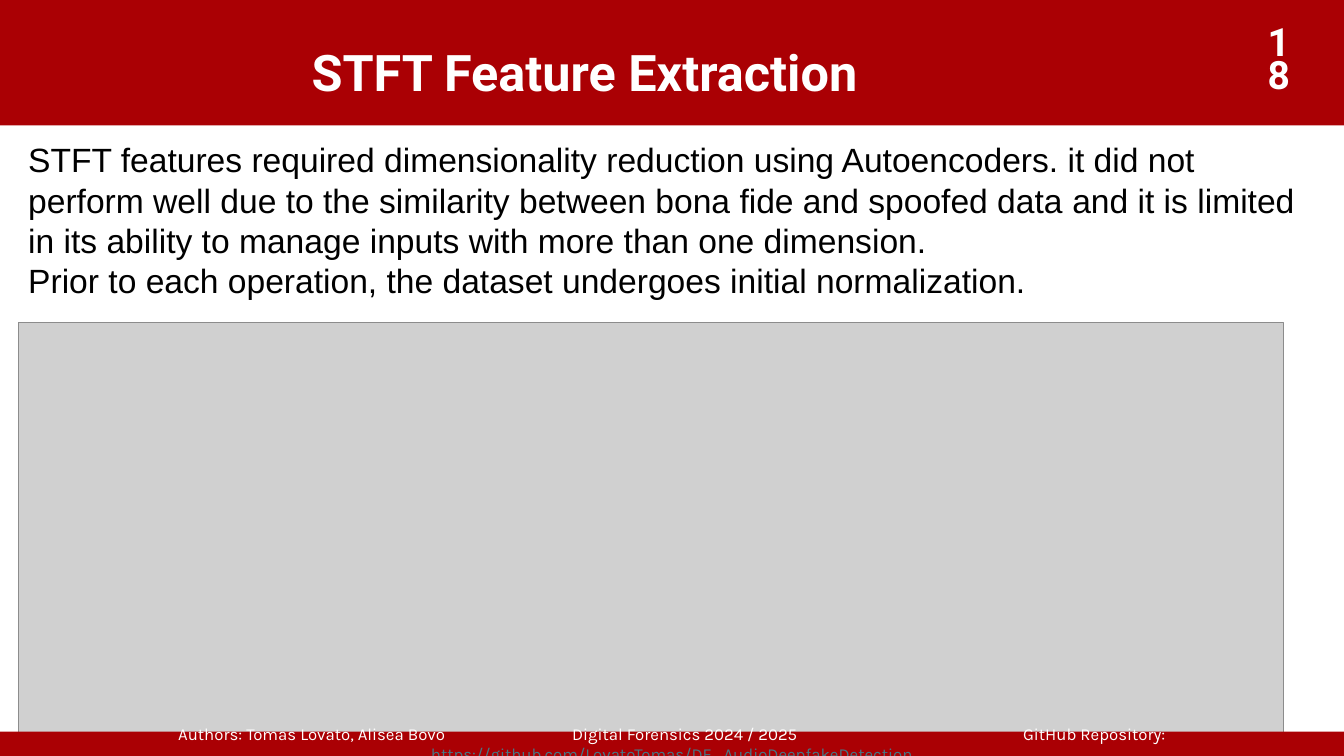
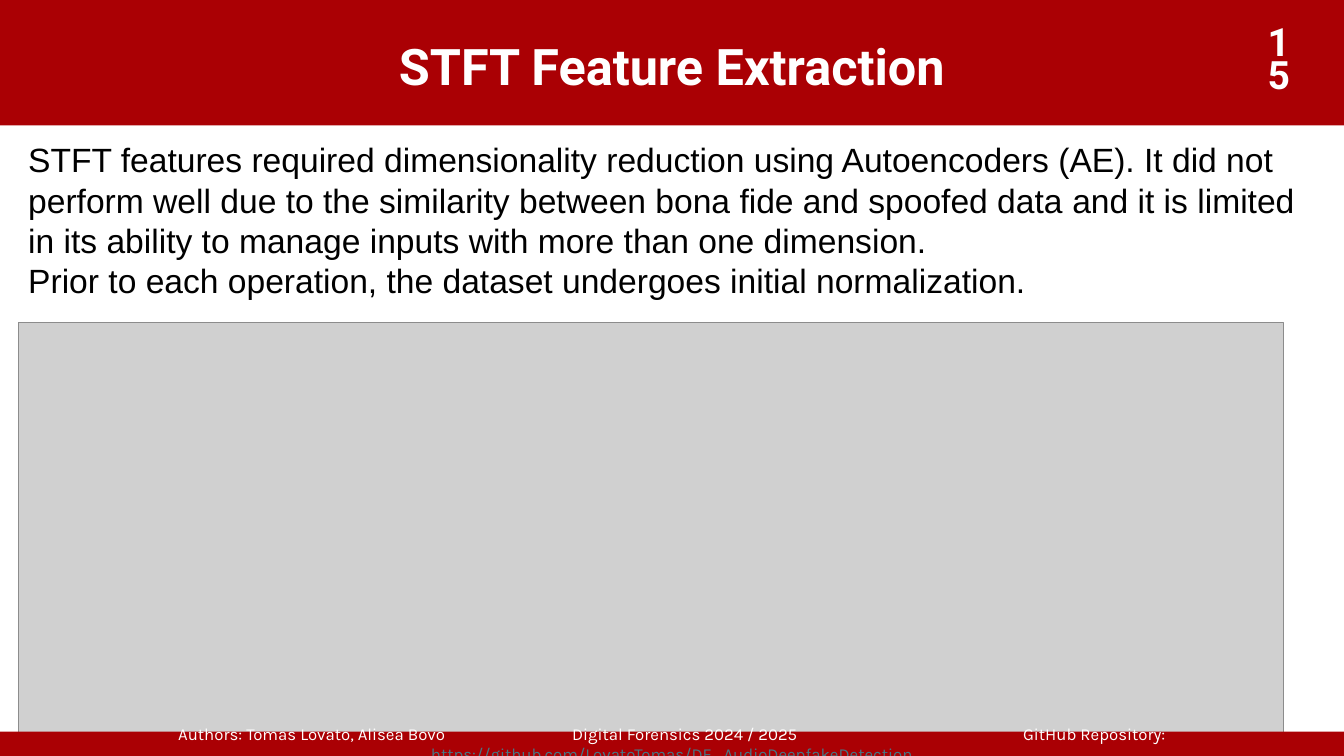
Before and after one commit to LovatoTomas/DF_AudioDeepfakeDetection, a slide deck: slide 15 of DeepFake_Audio_Detection.pptx (slide 18 before the commit). Drawn at 1344x756 pixels with LibreOffice and Linux fonts; fonts in the diff are those of the drawing; grey boxes stand for pictures; background and template pictures are left out. Boxes give left, top, right and bottom in pixels: in the first picture for what was removed or moved away, otherwise in the second. Text is boxed around its words. In the diff, an @@ line names an element or a change of style, - is before the commit and + after.

```diff
--- a/DeepFake_Audio_Detection.pptx
+++ b/DeepFake_Audio_Detection.pptx
@@ text "STFT Feature Extraction": place and size @@
-text "STFT Feature Extraction" at (312, 53, 857, 92)
+text "STFT Feature Extraction" at (399, 47, 945, 86)
@@ text "STFT Feature Extraction" at (399, 47, 945, 86): alignment left to centre @@
@@ page number at (1250, 30, 1309, 96): text changed @@
-18
+15
@@ text at (28, 147, 1294, 260): text changed @@
-STFT features required dimensionality reduction using Autoencoders. it did not perform well due to the similarity between bona fide and spoofed data and it is limited in its ability to manage inputs with more than one dimension.
+STFT features required dimensionality reduction using Autoencoders (AE). It did not perform well due to the similarity between bona fide and spoofed data and it is limited in its ability to manage inputs with more than one dimension.
```
Also in this commit, not shown: 14 other slides changed, 3 slides removed, 2 other files.
